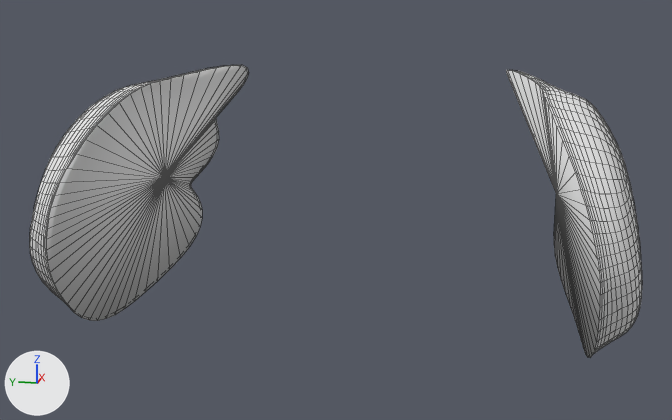
The OBJ model public/skrzydelka.obj as it was, and as the next commit left it.
Before and after are seen from a 50 mm lens placed at (-4.72, -0.91, 2.55), pointed at (0.12, 0.06, 1.34). Lighting does not change. The marker at lower left points along +X, +Y and +Z. Mesh edges are drawn as thin lines. Where no turn or scale is listed for an object, it has been applied to the vertices.

The first picture shows '19354_Rubber_duck'.
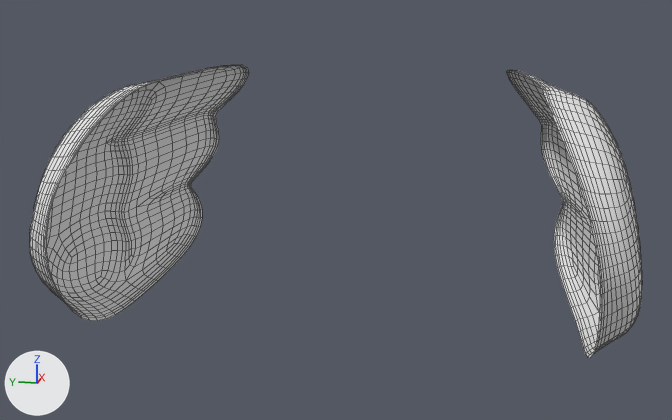
The newer file is also turned or shifted as a whole; pictures and numbers use the older file's frame.

The change, as a list of edits to the scene's bpy script:
```text
Change me_19354_rubber_duck:
    used by ob_19354_rubber_duck; location = (0.0, 0.0, 0.0)
    remove me_19354_rubber_duck.from_pydata(...)  # 2240 vertices, 2308 faces; spans x -0.83..1.13, y -1.51..1.51, z 0.73..2.06
    add me_19354_rubber_duck.from_pydata(...)  # 2238 vertices, 2164 faces; spans x -0.83..1.13, y -1.51..1.51, z 0.73..2.06
    me_19354_rubber_duck part 1
    1 vertex is removed from x 0.31, y -1.11, z 1.44
    72 faces are deleted
    me_19354_rubber_duck part 2
    1 vertex is removed from x 0.31, y 1.11, z 1.44
    72 faces are deleted
```

Boxes [x1, y1, x2, y2] around the edits, measured in the pictures (672 x 420 px):
part 1 of me_19354_rubber_duck, deleted
    before: [506, 70, 600, 358]
part 2 of me_19354_rubber_duck, deleted
    before: [46, 65, 249, 321]
